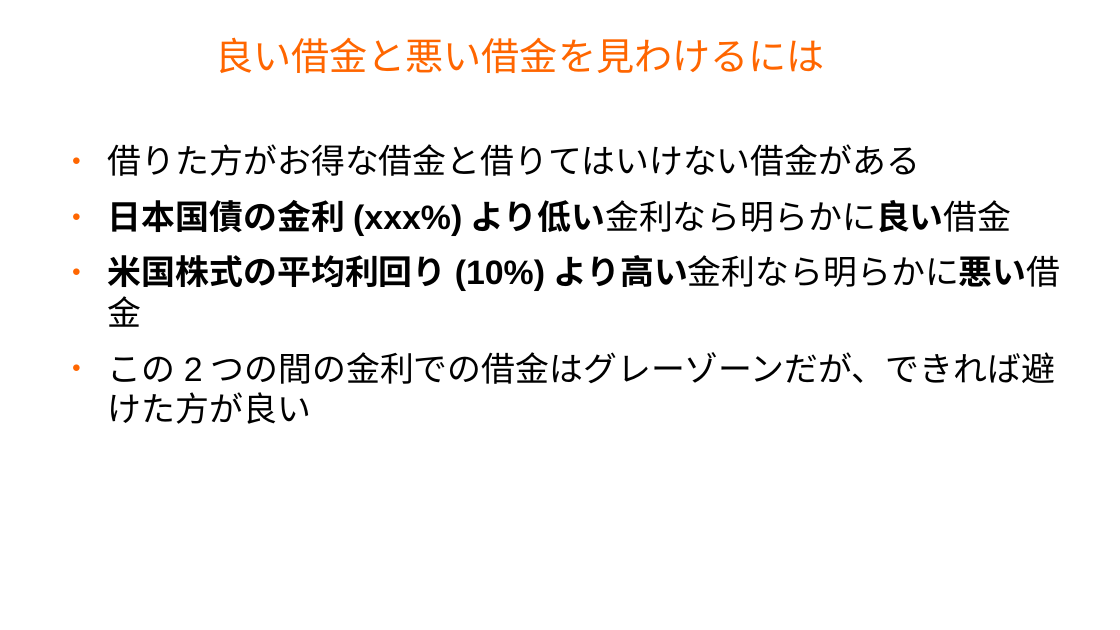
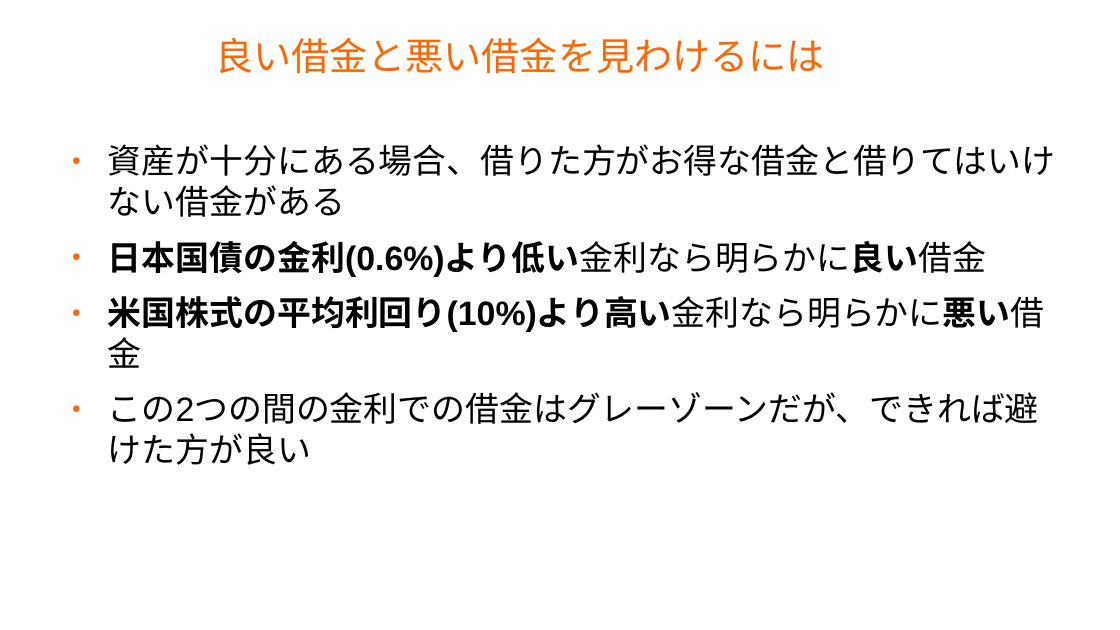
Before and after one commit to master-q/masterq-docs, a slide deck: slide 9 of presentations/20231126-invest_report/20231126-invest_report.odp. Drawn at 1120x630 pixels with LibreOffice and Linux fonts; fonts in the diff are those of the drawing; background and template pictures are left out. Boxes give left, top, right and bottom in pixels: in the first picture for what was removed or moved away, otherwise in the second. Text is boxed around its words. In the diff, an @@ line names an element or a change of style, - is before the commit and + after.

Commit message:
Update

```diff
--- a/presentations/20231126-invest_report/20231126-invest_report.odp
+++ b/presentations/20231126-invest_report/20231126-invest_report.odp
@@ text at (108, 144, 1056, 277): text changed @@
-● 借りた方がお得な借金と借りてはいけない借金がある
-● 日本国債の金利(xxx%)より低い金利なら明らかに良い借金
+● 資産が十分にある場合、借りた方がお得な借金と借りてはいけない借金がある
+● 日本国債の金利(0.6%)より低い金利なら明らかに良い借金
```
Also in this commit, not shown: 2 other slides changed.
